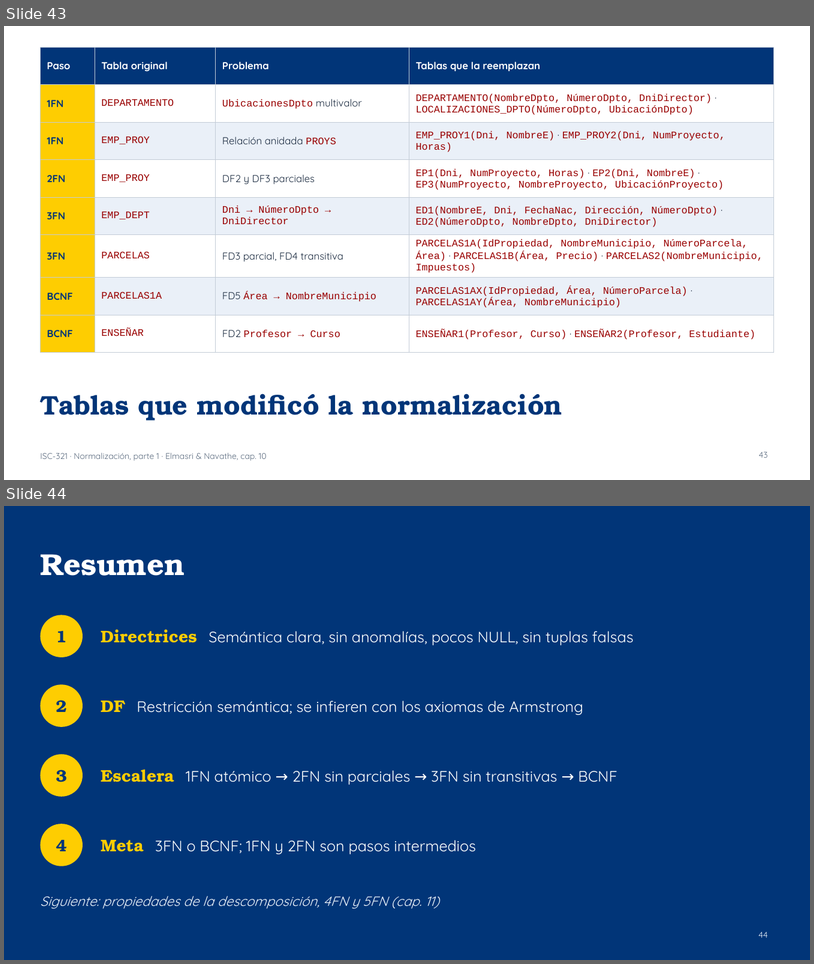
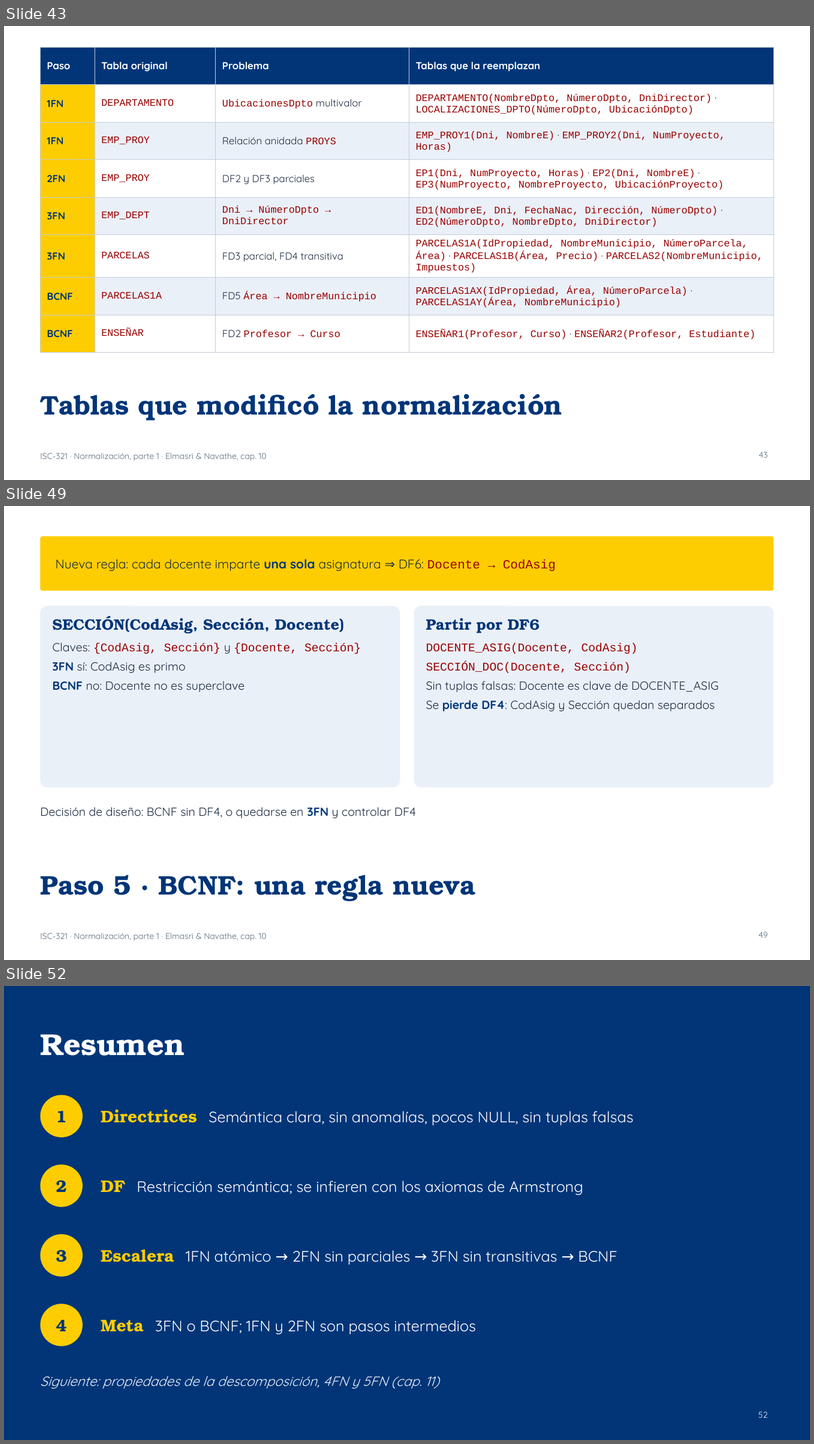
Before and after one commit to ISCODIGO/iscodigo.github.io, a slide deck: isc-321/unidad-3/normalizacion.pptx. Shown one above the other, each under a label of ours: slides 43 and 44 before the commit, slides 43, 49 and 52 after it; the slides between them are not shown. The pictures are 814x964 and 814x1444 pixels, drawn with LibreOffice and Linux fonts; fonts in the diff are those of the drawing. Boxes give left, top, right and bottom in pixels: in the first picture for what was removed or moved away, otherwise in the second. Text is boxed around its words. In the diff, an @@ line names an element or a change of style, - is before the commit and + after.

```diff
--- a/isc-321/unidad-3/normalizacion.pptx
+++ b/isc-321/unidad-3/normalizacion.pptx
@@ slide 49 added at <box>4,506,810,960</box>, background #FFFFFF; not listed: 1 template element that a slide beside it also shows @@
@@ rounded rectangle added at <box>40,536,774,591</box>, fill #FECD01 @@
@@ text added at <box>56,559,556,571</box>, 15 pt, text #1B2B40 @@
+Nueva regla: cada docente imparte una sola asignatura ⇒ DF6: Docente → CodAsig
@@ rounded rectangle added at <box>40,606,400,787</box>, fill #EAF0F8 @@
@@ rounded rectangle added at <box>414,606,774,787</box>, fill #EAF0F8 @@
@@ text added at <box>53,616,361,692</box>, 14 pt, text #1B2B40 @@
+SECCIÓN(CodAsig, Sección, Docente)
+Claves: {CodAsig, Sección} y {Docente, Sección}
+3FN sí: CodAsig es primo
+BCNF no: Docente no es superclave
@@ text added at <box>426,618,719,711</box>, 14 pt, text #1B2B40 @@
+Partir por DF6
+DOCENTE_ASIG(Docente, CodAsig)
+SECCIÓN_DOC(Docente, Sección)
+Sin tuplas falsas: Docente es clave de DOCENTE_ASIG
+Se pierde DF4: CodAsig y Sección quedan separados
@@ text added at <box>40,807,416,818</box>, 14 pt, text #1B2B40 @@
+Decisión de diseño: BCNF sin DF4, o quedarse en 3FN y controlar DF4
@@ title added at <box>40,874,476,901</box>, 32 pt, text #013578, bold @@
+Paso 5 · BCNF: una regla nueva
@@ page number added at <box>759,931,768,937</box>, 10 pt, text #5B6B7F @@
+49
@@ what was slide 44 is now slide 52 @@
@@ page number at <box>759,1411,768,1417</box>: text changed @@
-44
+52
```
Also in this commit, not shown: 1 slide changed, 7 other slides added, 1 other file.
